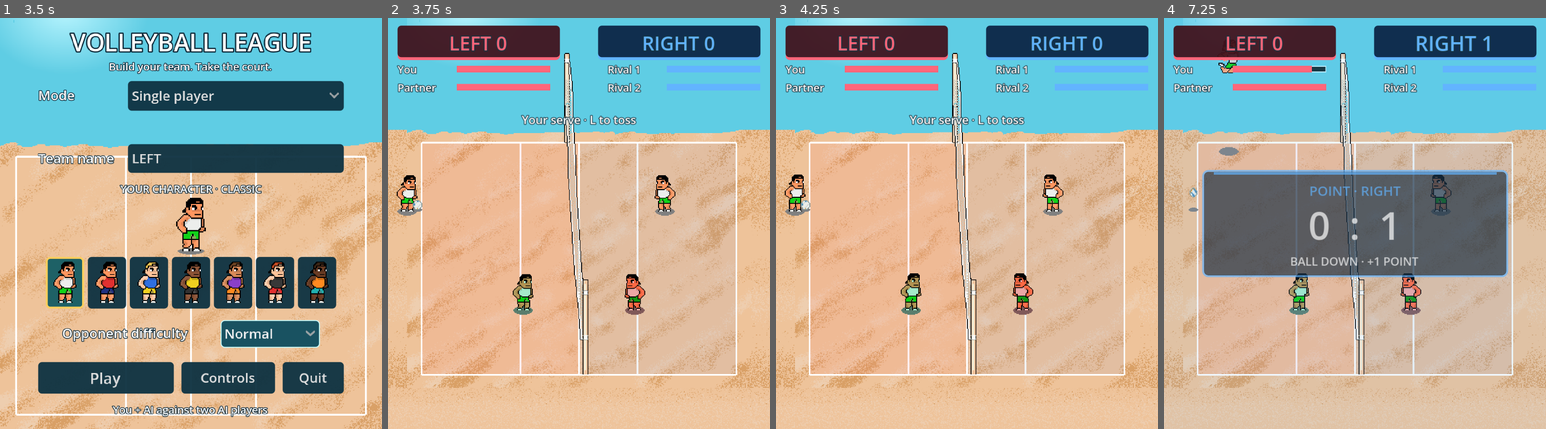
Above: before the commit, frames 1-4 (left to right).
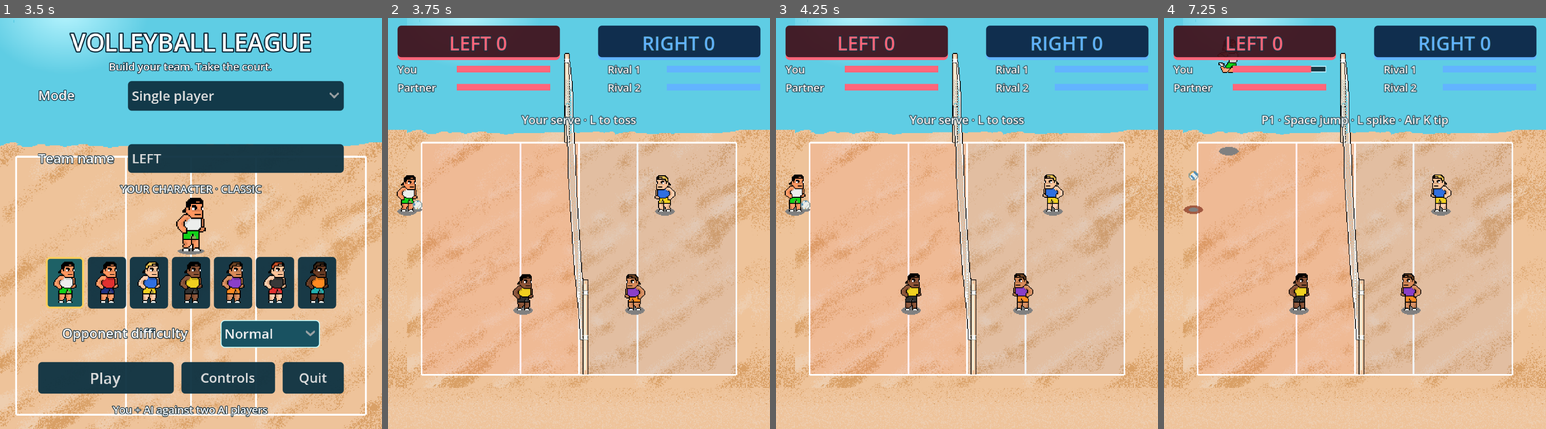
Above: after the commit, the same moments.

Repository: Munkhorgil1003/Beach-Volleyball-2D
Game: Godot game, scene res://scenes/menu.tscn
Same seed, same stepped clock (60 frames per second), same inputs: the game is played once before the commit and once after it.
Inputs:
- Up to frame 1 (3.5 s): click "Single player" at 0.5 s; click "Single player" at 1.25 s; click "Normal" at 2 s; click "Normal" at 2.75 s
- Up to frame 2 (3.75 s): click "Play" at 3.5 s
- Up to frame 3 (4.25 s): no input
- Up to frame 4 (7.25 s): tap Enter at 4.25 s; hold D (move_right) 4.28-5.03 s; tap J (block) at 4.35 s; tap Space (jump) at 4.52, 4.82, 5.27, 5.57, 6.77, 6.8, 7.07 s; tap Shift (dive) at 4.55, 5.1 s; hold S (move_down) 5.03-5.78 s; tap K (receive) at 5.3, 5.85 s; hold D (move_right) 5.78-6.53 s; tap L (serve) at 6.05, 6.6 s; hold W (move_up) from 6.53 s (still down)

Frame 1 is identical in both runs. In frame 2, 0.8% of the frame differs, in the area x 32-75%, y 38-73%; in frame 3, 0.7%; in frame 4, 23%, in the area x 5-91%, y 4-87%.

Commit message:
Reduced the gravity and tipping method

Diff:
--- a/scenes/main.tscn
+++ b/scenes/main.tscn
@@ -16,6 +16,7 @@
 [ext_resource type="Script" uid="uid://dfbw03au8y3bl" path="res://scripts/match.gd" id="10_match"]
 [ext_resource type="Script" uid="uid://bspjil5jonh2h" path="res://scripts/opponent.gd" id="11_opponent"]
 [ext_resource type="Texture2D" uid="uid://cmnc2b2c0qg1t" path="res://assets/beachFill.png" id="12_fill"]
+[ext_resource type="Texture2D" uid="uid://bnarlnvme41t8" path="res://assets/BVA2/ballBounceHard.png" id="15_pm3ni"]
 [ext_resource type="AudioStream" uid="uid://b8m01i5jte50r" path="res://assets/audios/816991__luisa_sanchez__volleyball-spike.wav" id="17_jscy8"]
 [ext_resource type="AudioStream" uid="uid://ca4dycftmh8vk" path="res://assets/audios/wave_01_cc0-18363__jasinski__alkaibeach.wav" id="18_pm3ni"]
 [ext_resource type="AudioStream" uid="uid://rma5as3hlsn5" path="res://assets/audios/gull/ogg/gull_01.ogg" id="19_y6deb"]
@@ -155,6 +156,58 @@
 atlas = ExtResource("4_tipki")
 region = Rect2(384, 0, 32, 50)
 
+[sub_resource type="AtlasTexture" id="AtlasTexture_b6ruc"]
+atlas = ExtResource("4_tipki")
+region = Rect2(0, 0, 32, 50)
+
+[sub_resource type="AtlasTexture" id="AtlasTexture_155or"]
+atlas = ExtResource("4_tipki")
+region = Rect2(32, 0, 32, 50)
+
+[sub_resource type="AtlasTexture" id="AtlasTexture_vtx2l"]
+atlas = ExtResource("4_tipki")
+region = Rect2(64, 0, 32, 50)
+
+[sub_resource type="AtlasTexture" id="AtlasTexture_63lxy"]
+atlas = ExtResource("4_tipki")
+region = Rect2(96, 0, 32, 50)
+
+[sub_resource type="AtlasTexture" id="AtlasTexture_fjhjs"]
+atlas = ExtResource("4_tipki")
+region = Rect2(128, 0, 32, 50)
+
+[sub_resource type="AtlasTexture" id="AtlasTexture_bfu41"]
+atlas = ExtResource("4_tipki")
+region = Rect2(160, 0, 32, 50)
+
+[sub_resource type="AtlasTexture" id="AtlasTexture_r4ag1"]
+atlas = ExtResource("4_tipki")
+region = Rect2(192, 0, 32, 50)
+
+[sub_resource type="AtlasTexture" id="AtlasTexture_v0wtd"]
+atlas = ExtResource("4_tipki")
+region = Rect2(224, 0, 32, 50)
+
+[sub_resource type="AtlasTexture" id="AtlasTexture_sgvw8"]
+atlas = ExtResource("4_tipki")
+region = Rect2(256, 0, 32, 50)
+
+[sub_resource type="AtlasTexture" id="AtlasTexture_6nfnn"]
+atlas = ExtResource("4_tipki")
+region = Rect2(288, 0, 32, 50)
+
+[sub_resource type="AtlasTexture" id="AtlasTexture_4ue30"]
+atlas = ExtResource("4_tipki")
+region = Rect2(320, 0, 32, 50)
+
+[sub_resource type="AtlasTexture" id="AtlasTexture_k42av"]
+atlas = ExtResource("4_tipki")
+region = Rect2(352, 0, 32, 50)
+
+[sub_resource type="AtlasTexture" id="AtlasTexture_gr8w0"]
+atlas = ExtResource("4_tipki")
+region = Rect2(384, 0, 32, 50)
+
 [sub_resource type="AtlasTexture" id="AtlasTexture_j8jky"]
 atlas = ExtResource("6_jkv2x")
 region = Rect2(0, 0, 32, 43)
@@ -371,7 +424,7 @@
 }],
 "loop": 0,
 "name": &"block",
-"speed": 20.0
+"speed": 13.0
 }, {
 "frames": [{
 "duration": 1.0,
@@ -442,6 +495,50 @@
 "loop": 0,
 "name": &"jump",
 "speed": 10.0
+}, {
+"frames": [{
+"duration": 1.0,
+"texture": SubResource("AtlasTexture_b6ruc")
+}, {
+"duration": 1.0,
+"texture": SubResource("AtlasTexture_155or")
+}, {
+"duration": 1.0,
+"texture": SubResource("AtlasTexture_vtx2l")
+}, {
+"duration": 1.0,
+"texture": SubResource("AtlasTexture_63lxy")
+}, {
+"duration": 1.0,
+"texture": SubResource("AtlasTexture_fjhjs")
+}, {
+"duration": 1.0,
+"texture": SubResource("AtlasTexture_bfu41")
+}, {
+"duration": 1.0,
+"texture": SubResource("AtlasTexture_r4ag1")
+}, {
+"duration": 1.0,
+"texture": SubResource("AtlasTexture_v0wtd")
+}, {
+"duration": 1.0,
+"texture": SubResource("AtlasTexture_sgvw8")
+}, {
+"duration": 1.0,
+"texture": SubResource("AtlasTexture_6nfnn")
+}, {
+"duration": 1.0,
+"texture": SubResource("AtlasTexture_4ue30")
+}, {
+"duration": 1.0,
+"texture": SubResource("AtlasTexture_k42av")
+}, {
+"duration": 1.0,
+"texture": SubResource("AtlasTexture_gr8w0")
+}],
+"loop": 1,
+"name": &"normal_serve",
+"speed": 5.0
 }, {
 "frames": [{
 "duration": 1.0,
@@ -716,6 +813,98 @@
 atlas = ExtResource("8_ball_bounce")
 region = Rect2(165, 0, 15, 20)
 
+[sub_resource type="AtlasTexture" id="AtlasTexture_t5ykj"]
+atlas = ExtResource("15_pm3ni")
+region = Rect2(0, 0, 15, 20)
+
+[sub_resource type="AtlasTexture" id="AtlasTexture_e755i"]
+atlas = ExtResource("15_pm3ni")
+region = Rect2(15, 0, 15, 20)
+
+[sub_resource type="AtlasTexture" id="AtlasTexture_ro3en"]
+atlas = ExtResource("15_pm3ni")
+region = Rect2(30, 0, 15, 20)
+
+[sub_resource type="AtlasTexture" id="AtlasTexture_od4ux"]
+atlas = ExtResource("15_pm3ni")
+region = Rect2(45, 0, 15, 20)
+
+[sub_resource type="AtlasTexture" id="AtlasTexture_xhfw6"]
+atlas = ExtResource("15_pm3ni")
+region = Rect2(60, 0, 15, 20)
+
+[sub_resource type="AtlasTexture" id="AtlasTexture_1epgm"]
+atlas = ExtResource("15_pm3ni")
+region = Rect2(75, 0, 15, 20)
+
+[sub_resource type="AtlasTexture" id="AtlasTexture_152kg"]
+atlas = ExtResource("15_pm3ni")
+region = Rect2(90, 0, 15, 20)
+
+[sub_resource type="AtlasTexture" id="AtlasTexture_r4e17"]
+atlas = ExtResource("15_pm3ni")
+region = Rect2(105, 0, 15, 20)
+
+[sub_resource type="AtlasTexture" id="AtlasTexture_y57op"]
+atlas = ExtResource("15_pm3ni")
+region = Rect2(120, 0, 15, 20)
+
+[sub_resource type="AtlasTexture" id="AtlasTexture_mlv25"]
+atlas = ExtResource("15_pm3ni")
+region = Rect2(135, 0, 15, 20)
+
+[sub_resource type="AtlasTexture" id="AtlasTexture_a82wo"]
+atlas = ExtResource("15_pm3ni")
+region = Rect2(150, 0, 15, 20)
+
+[sub_resource type="AtlasTexture" id="AtlasTexture_gdvew"]
+atlas = ExtResource("15_pm3ni")
+region = Rect2(165, 0, 15, 20)
+
+[sub_resource type="AtlasTexture" id="AtlasTexture_kjtvk"]
+atlas = ExtResource("15_pm3ni")
+region = Rect2(180, 0, 15, 20)
+
+[sub_resource type="AtlasTexture" id="AtlasTexture_xrs0c"]
+atlas = ExtResource("15_pm3ni")
+region = Rect2(195, 0, 15, 20)
+
+[sub_resource type="AtlasTexture" id="AtlasTexture_xljpf"]
+atlas = ExtResource("15_pm3ni")
+region = Rect2(210, 0, 15, 20)
+
+[sub_resource type="AtlasTexture" id="AtlasTexture_j4bwh"]
+atlas = ExtResource("15_pm3ni")
+region = Rect2(225, 0, 15, 20)
+
+[sub_resource type="AtlasTexture" id="AtlasTexture_ksmap"]
+atlas = ExtResource("15_pm3ni")
+region = Rect2(240, 0, 15, 20)
+
+[sub_resource type="AtlasTexture" id="AtlasTexture_ygd8o"]
+atlas = ExtResource("15_pm3ni")
+region = Rect2(255, 0, 15, 20)
+
+[sub_resource type="AtlasTexture" id="AtlasTexture_2s0kr"]
+atlas = ExtResource("15_pm3ni")
+region = Rect2(270, 0, 15, 20)
+
+[sub_resource type="AtlasTexture" id="AtlasTexture_xaipn"]
+atlas = ExtResource("15_pm3ni")
+region = Rect2(285, 0, 15, 20)
+
+[sub_resource type="AtlasTexture" id="AtlasTexture_ndrjj"]
+atlas = ExtResource("15_pm3ni")
+region = Rect2(300, 0, 15, 20)
+
+[sub_resource type="AtlasTexture" id="AtlasTexture_ih3m7"]
+atlas = ExtResource("15_pm3ni")
+region = Rect2(315, 0, 15, 20)
+
+[sub_resource type="AtlasTexture" id="AtlasTexture_11yus"]
+atlas = ExtResource("15_pm3ni")
+region = Rect2(330, 0, 15, 20)
+
 [sub_resource type="AtlasTexture" id="Atlas_ball_roll_0"]
 atlas = ExtResource("4_ball")
 region = Rect2(0, 0, 15, 20)
@@ -789,6 +978,80 @@
 }],
 "loop": 0,
 "name": &"bounce",
+"speed": 36.0
+}, {
+"frames": [{
+"duration": 1.0,
+"texture": SubResource("AtlasTexture_t5ykj")
+}, {
+"duration": 1.0,
+"texture": SubResource("AtlasTexture_e755i")
+}, {
+"duration": 1.0,
+"texture": SubResource("AtlasTexture_ro3en")
+}, {
+"duration": 1.0,
+"texture": SubResource("AtlasTexture_od4ux")
+}, {
+"duration": 1.0,
+"texture": SubResource("AtlasTexture_xhfw6")
+}, {
+"duration": 1.0,
+"texture": SubResource("AtlasTexture_1epgm")
+}, {
+"duration": 1.0,
+"texture": SubResource("AtlasTexture_152kg")
+}, {
+"duration": 1.0,
+"texture": SubResource("AtlasTexture_r4e17")
+}, {
+"duration": 1.0,
+"texture": SubResource("AtlasTexture_y57op")
+}, {
+"duration": 1.0,
+"texture": SubResource("AtlasTexture_mlv25")
+}, {
+"duration": 1.0,
+"texture": SubResource("AtlasTexture_a82wo")
+}, {
+"duration": 1.0,
+"texture": SubResource("AtlasTexture_gdvew")
+}, {
+"duration": 1.0,
+"texture": SubResource("AtlasTexture_kjtvk")
+}, {
+"duration": 1.0,
+"texture": SubResource("AtlasTexture_xrs0c")
+}, {
+"duration": 1.0,
+"texture": SubResource("AtlasTexture_xljpf")
+}, {
+"duration": 1.0,
+"texture": SubResource("AtlasTexture_j4bwh")
+}, {
+"duration": 1.0,
+"texture": SubResource("AtlasTexture_ksmap")
+}, {
+"duration": 1.0,
+"texture": SubResource("AtlasTexture_ygd8o")
+}, {
+"duration": 1.0,
+"texture": SubResource("AtlasTexture_2s0kr")
+}, {
+"duration": 1.0,
+"texture": SubResource("AtlasTexture_xaipn")
+}, {
+"duration": 1.0,
+"texture": SubResource("AtlasTexture_ndrjj")
+}, {
+"duration": 1.0,
+"texture": SubResource("AtlasTexture_ih3m7")
+}, {
+"duration": 1.0,
+"texture": SubResource("AtlasTexture_11yus")
+}],
+"loop": 0,
+"name": &"hard_bounce",
 "speed": 36.0
 }, {
 "frames": [{
@@ -950,10 +1213,9 @@
 z_index = 2
 position = Vector2(100, 225)
 sprite_frames = SubResource("SpriteFrames_player")
-animation = &"jump"
+animation = &"normal_serve"
 autoplay = "idle"
-frame = 7
-frame_progress = 1.0
+frame_progress = 0.14544165
 offset = Vector2(0, -21.5)
 script = ExtResource("7_movement")
 ball = NodePath("../Ball")
@@ -967,10 +1229,8 @@
 z_index = 2
 position = Vector2(300, 225)
 sprite_frames = SubResource("SpriteFrames_player")
-animation = &"idle"
+animation = &"block"
 autoplay = "idle"
-frame = 7
-frame_progress = 0.5544884
 offset = Vector2(0, -21.5)
 flip_h = true
 script = ExtResource("11_opponent")
@@ -982,11 +1242,10 @@
 texture = ExtResource("5_shadow")
 
 [node name="Teammate" type="AnimatedSprite2D" parent="." unique_id=623828385 node_paths=PackedStringArray("ball")]
-modulate = Color(0.69803923, 0.9764706, 0.8509804, 1)
 z_index = 2
 position = Vector2(135, 340)
 sprite_frames = SubResource("SpriteFrames_player")
-animation = &"idle"
+animation = &"block"
 autoplay = "idle"
 offset = Vector2(0, -21.5)
 script = ExtResource("11_opponent")
@@ -1000,7 +1259,6 @@
 texture = ExtResource("5_shadow")
 
 [node name="OpponentTwo" type="AnimatedSprite2D" parent="." unique_id=236086806 node_paths=PackedStringArray("ball")]
-modulate = Color(1, 0.7, 0.7, 1)
 z_index = 2
 position = Vector2(265, 340)
 sprite_frames = SubResource("SpriteFrames_player")
@@ -1028,7 +1286,7 @@
 z_index = 3
 position = Vector2(126, 283)
 sprite_frames = SubResource("SpriteFrames_ball")
-animation = &"spin"
+animation = &"hard_bounce"
 offset = Vector2(0, -170)
 script = ExtResource("9_ball_script")
 velocity = Vector2(0, 0)
--- a/scenes/menu.tscn
+++ b/scenes/menu.tscn
@@ -48,24 +48,6 @@
 corner_radius_bottom_right = 4
 corner_radius_bottom_left = 4
 
-[sub_resource type="StyleBoxFlat" id="Style_panel"]
-bg_color = Color(0.04, 0.15, 0.21, 0.98)
-corner_radius_top_left = 8
-corner_radius_top_right = 8
-corner_radius_bottom_right = 8
-corner_radius_bottom_left = 8
-
-[sub_resource type="StyleBoxFlat" id="Style_key"]
-content_margin_left = 4.0
-content_margin_top = 1.0
-content_margin_right = 4.0
-content_margin_bottom = 1.0
-bg_color = Color(0.08, 0.25, 0.31, 1)
-corner_radius_top_left = 3
-corner_radius_top_right = 3
-corner_radius_bottom_left = 3
-corner_radius_bottom_right = 3
-
 [sub_resource type="StyleBoxFlat" id="Style_key_hover"]
 content_margin_left = 4.0
 content_margin_top = 1.0
@@ -79,21 +61,39 @@
 border_color = Color(1, 0.81, 0.36, 1)
 corner_radius_top_left = 3
 corner_radius_top_right = 3
+corner_radius_bottom_right = 3
 corner_radius_bottom_left = 3
+
+[sub_resource type="StyleBoxFlat" id="Style_key"]
+content_margin_left = 4.0
+content_margin_top = 1.0
+content_margin_right = 4.0
+content_margin_bottom = 1.0
+bg_color = Color(0.08, 0.25, 0.31, 1)
+corner_radius_top_left = 3
+corner_radius_top_right = 3
 corner_radius_bottom_right = 3
+corner_radius_bottom_left = 3
+
+[sub_resource type="StyleBoxFlat" id="Style_panel"]
+bg_color = Color(0.04, 0.15, 0.21, 0.98)
+corner_radius_top_left = 8
+corner_radius_top_right = 8
+corner_radius_bottom_right = 8
+corner_radius_bottom_left = 8
 
 [sub_resource type="Theme" id="Theme_menu"]
 default_font_size = 14
-KeyButton/base_type = &"Button"
-KeyButton/styles/normal = SubResource("Style_key")
-KeyButton/styles/hover = SubResource("Style_key_hover")
-KeyButton/styles/pressed = SubResource("Style_key_hover")
-KeyButton/styles/focus = SubResource("Style_key_hover")
 Button/styles/focus = SubResource("Style_hover")
 Button/styles/hover = SubResource("Style_hover")
 Button/styles/hover_pressed = SubResource("Style_selected")
 Button/styles/normal = SubResource("Style_button")
 Button/styles/pressed = SubResource("Style_selected")
+KeyButton/base_type = &"Button"
+KeyButton/styles/focus = SubResource("Style_key_hover")
+KeyButton/styles/hover = SubResource("Style_key_hover")
+KeyButton/styles/normal = SubResource("Style_key")
+KeyButton/styles/pressed = SubResource("Style_key_hover")
 Label/colors/font_outline_color = Color(0.04, 0.15, 0.21, 1)
 Label/constants/outline_size = 3
 LineEdit/styles/focus = SubResource("Style_selected")
@@ -165,38 +165,41 @@
 text = "Build your team. Take the court."
 horizontal_alignment = 1
 
-[node name="Mode" type="HBoxContainer" parent="."]
+[node name="Mode" type="HBoxContainer" parent="." unique_id=418579409]
+layout_mode = 0
 offset_left = 40.0
 offset_top = 66.0
 offset_right = 360.0
 offset_bottom = 97.0
 theme_override_constants/separation = 10
 
-[node name="Label" type="Label" parent="Mode"]
+[node name="Label" type="Label" parent="Mode" unique_id=910639563]
 custom_minimum_size = Vector2(84, 0)
 layout_mode = 2
 text = "Mode"
 
-[node name="Selector" type="OptionButton" parent="Mode"]
-layout_mode = 2
-size_flags_horizontal = 3
-
-[node name="PlayerSlot" type="OptionButton" parent="."]
+[node name="Selector" type="OptionButton" parent="Mode" unique_id=484883401]
+layout_mode = 2
+size_flags_horizontal = 3
+
+[node name="PlayerSlot" type="OptionButton" parent="." unique_id=100543676]
 visible = false
+layout_mode = 0
 offset_left = 100.0
 offset_top = 102.0
 offset_right = 300.0
 offset_bottom = 126.0
 theme_override_font_sizes/font_size = 12
 
-[node name="ModeHint" type="Label" parent="."]
+[node name="ModeHint" type="Label" parent="." unique_id=420986432]
+layout_mode = 0
 offset_left = 10.0
 offset_top = 402.0
 offset_right = 390.0
 offset_bottom = 420.0
 theme_override_font_sizes/font_size = 11
-horizontal_alignment = 1
 text = "You + AI against two AI players"
+horizontal_alignment = 1
 
 [node name="TeamName" type="HBoxContainer" parent="." unique_id=1823975907]
 layout_mode = 0
@@ -288,25 +291,29 @@
 layout_mode = 2
 text = "Quit"
 
-[node name="ControlsOverlay" type="Control" parent="."]
+[node name="ControlsOverlay" type="Control" parent="." unique_id=479565710]
 visible = false
+anchors_preset = 0
 offset_right = 400.0
 offset_bottom = 430.0
 
-[node name="Dim" type="ColorRect" parent="ControlsOverlay"]
+[node name="Dim" type="ColorRect" parent="ControlsOverlay" unique_id=385147530]
+layout_mode = 0
 offset_left = -2000.0
 offset_top = -2000.0
 offset_right = 2400.0
 offset_bottom = 2430.0
 color = Color(0, 0, 0, 0.6)
 
-[node name="Panel" type="Panel" parent="ControlsOverlay"]
+[node name="Panel" type="Panel" parent="ControlsOverlay" unique_id=2085591036]
+layout_mode = 0
 offset_left = 20.0
 offset_top = 22.0
 offset_right = 380.0
 offset_bottom = 408.0
 
-[node name="Title" type="Label" parent="ControlsOverlay/Panel"]
+[node name="Title" type="Label" parent="ControlsOverlay/Panel" unique_id=2019403026]
+layout_mode = 0
 offset_left = 20.0
 offset_top = 12.0
 offset_right = 340.0
@@ -315,43 +322,47 @@
 text = "Controls & keys"
 horizontal_alignment = 1
 
-[node name="Player" type="OptionButton" parent="ControlsOverlay/Panel"]
+[node name="Player" type="OptionButton" parent="ControlsOverlay/Panel" unique_id=1827047717]
+layout_mode = 0
 offset_left = 80.0
 offset_top = 50.0
 offset_right = 280.0
 offset_bottom = 78.0
 theme_override_font_sizes/font_size = 13
 
-[node name="ControlsText" type="Label" parent="ControlsOverlay/Panel"]
+[node name="ControlsText" type="Label" parent="ControlsOverlay/Panel" unique_id=1908221651]
+layout_mode = 0
 offset_left = 12.0
 offset_top = 87.0
 offset_right = 348.0
 offset_bottom = 121.0
 theme_override_font_sizes/font_size = 11
-horizontal_alignment = 1
 text = "Click a binding, then press a key. Esc cancels.
 Pass also tips in air; spike also serves."
-
-[node name="BindingRows" type="VBoxContainer" parent="ControlsOverlay/Panel"]
+horizontal_alignment = 1
+
+[node name="BindingRows" type="VBoxContainer" parent="ControlsOverlay/Panel" unique_id=1974265474]
+layout_mode = 0
 offset_left = 20.0
 offset_top = 126.0
 offset_right = 340.0
 offset_bottom = 340.0
 theme_override_constants/separation = 1
 
-[node name="Buttons" type="HBoxContainer" parent="ControlsOverlay/Panel"]
+[node name="Buttons" type="HBoxContainer" parent="ControlsOverlay/Panel" unique_id=1707469413]
+layout_mode = 0
 offset_left = 20.0
 offset_top = 347.0
 offset_right = 340.0
 offset_bottom = 377.0
 theme_override_constants/separation = 10
 
-[node name="ResetButton" type="Button" parent="ControlsOverlay/Panel/Buttons"]
+[node name="ResetButton" type="Button" parent="ControlsOverlay/Panel/Buttons" unique_id=173762581]
 layout_mode = 2
 size_flags_horizontal = 3
 text = "Reset keys"
 
-[node name="CloseButton" type="Button" parent="ControlsOverlay/Panel/Buttons"]
+[node name="CloseButton" type="Button" parent="ControlsOverlay/Panel/Buttons" unique_id=285207458]
 layout_mode = 2
 size_flags_horizontal = 3
 text = "Back"
--- a/scripts/ball.gd
+++ b/scripts/ball.gd
@@ -15,7 +15,7 @@
 @export var velocity: Vector2 = Vector2(35, 0)
 @export var height_above_ground: float = 40.0
 @export var vertical_speed: float = 0.0
-@export_range(1.0, 2000.0) var gravity: float = 550.0
+@export_range(1.0, 2000.0) var gravity: float = 450.0
 @export_range(0.0, 0.95) var bounce_strength: float = 0.45
 @export_range(1.0, 1000.0) var ground_friction: float = 140.0
 @export_range(1.0, 100.0) var spike_reach: float = 44.0
@@ -53,6 +53,8 @@
 var server: Node = null
 var serve_pending: bool = false
 var is_service: bool = false
+# Set by an attacking spike so its first ground contact uses the hard bounce.
+var spiked: bool = false
 
 
 func _ready() -> void:
@@ -67,6 +69,7 @@
 	server = serving_player
 	serve_pending = false
 	is_service = false
+	spiked = false
 	position = ground_position
 	velocity = Vector2.ZERO
 	height_above_ground = 0.0
@@ -81,6 +84,7 @@
 func serve(ground_velocity: Vector2, height: float, upward_speed: float, toss_only: bool = false) -> void:
 	serve_pending = toss_only
 	is_service = not toss_only
+	spiked = false
 	if not toss_only:
 		last_hitter = server
 		contact_team = last_touch
@@ -132,6 +136,7 @@
 		# Y aims away from the player's body; ground speed stays constant on diagonals.
 		var side_angle := deg_to_rad(spike_side_angle) * clampf(contact_offset.y / spike_position_range, -1.0, 1.0)
 		velocity = Vector2(direction * cos(side_angle), sin(side_angle)) * spike_speed * power
+	spiked = not serving and not tip
 	struck.emit(0.45 if tip else (0.85 if serving else power))
 	play("spin")
 	_update_visuals()
@@ -161,6 +166,7 @@
 		return false
 	velocity = Vector2(direction * block_return_speed, velocity.y * 0.35)
 	vertical_speed = block_upward_speed
+	spiked = false
 	struck.emit(0.7)
 	play("spin")
 	_update_visuals()
@@ -181,6 +187,7 @@
 		return false
 	velocity = pass_velocity
 	vertical_speed = receive_speed(charge)
+	spiked = false
 	struck.emit(lerpf(0.4, 0.55, clampf(charge, 0.0, 1.0)))
 	play("spin")
 	_update_visuals()
@@ -293,7 +300,9 @@
 			if vertical_speed < 20.0:
 				vertical_speed = 0.0
 			stop()
-			play("bounce")
+			play("hard_bounce" if spiked else "bounce")
+			# Only the first impact of a spike is hard; later hops are normal.
+			spiked = false
 	else:
 		velocity = velocity.move_toward(Vector2.ZERO, ground_friction * delta)
 
@@ -304,7 +313,7 @@
 
 
 func _update_visuals() -> void:
-	if animation != &"bounce" or not is_playing():
+	if (animation != &"bounce" and animation != &"hard_bounce") or not is_playing():
 		if height_above_ground > 0.0 or vertical_speed > 0.0:
 			play("spin")
 		elif velocity != Vector2.ZERO:
--- a/scripts/match.gd
+++ b/scripts/match.gd
@@ -7,7 +7,7 @@
 
 @export var court_bounds: Rect2 = Rect2(16, 145, 368, 270)
 @export var point_pause: float = 1.2
-@export var winning_score: int = 21
+@export var winning_score: int = 7
 @export var toss_height: float = 160.0
 @export var toss_speed: float = 160.0
 @export var ai_serve_delay: float = 1.0
@@ -84,17 +84,17 @@
 	Menu.Player.apply_bindings(get_tree().get_meta("keybindings", Menu.Player.load_bindings()))
 	local_two_player = bool(get_tree().get_meta("local_two_player", Menu.load_local_two_player()))
 	human_players = [player_left]
+	var profiles: Array = [get_tree().get_meta("player_profile", Menu.load_profile())]
 	if local_two_player:
 		_add_second_player()
 		var second_profile: Dictionary = get_tree().get_meta("player_two_profile", Menu.load_profile(Menu.SETTINGS_PATH, 1))
+		profiles.append(second_profile)
 		right_team_name = Menu.clean_team_name(second_profile.team_name, "RIGHT")
-		player_right.sprite_frames = Menu.Player.frames_for_character(player_right.sprite_frames, second_profile.character)
 		$Scoreboard/Stamina/Left/You/Name.text = "Player 1"
 		$Scoreboard/Stamina/Right/RivalOne/Name.text = "Player 2"
 		$Scoreboard/Stamina/Right/RivalTwo/Name.text = "Partner"
-	var profile: Dictionary = get_tree().get_meta("player_profile", Menu.load_profile())
-	team_name = Menu.clean_team_name(profile.team_name)
-	player_left.sprite_frames = Menu.Player.frames_for_character(player_left.sprite_frames, profile.character)
+	team_name = Menu.clean_team_name(profiles[0].team_name)
+	_assign_characters(profiles)
 	difficulty = int(get_tree().get_meta("difficulty", Menu.load_difficulty()))
 	for side in range(teams.size()):
 		for player in teams[side]:
@@ -126,6 +126,21 @@
 	_update_stamina_bars()
 
 
+func _assign_characters(profiles: Array) -> void:
+	# Always use the original editable frames so everyone's timing stays in sync.
+	var template: SpriteFrames = player_left.sprite_frames
+	var available: Array = [3, 2, 4, 1, 5, 6, 0]
+	for index in range(human_players.size()):
+		var character: int = profiles[index].character
+		human_players[index].sprite_frames = Menu.Player.frames_for_character(template, character)
+		available.erase(character)
+	for team in teams:
+		for player in team:
+			player.modulate = Color.WHITE
+			if not is_human(player):
+				player.sprite_frames = Menu.Player.frames_for_character(template, available.pop_front())
+
+
 func _add_second_player() -> void:
 	# Reuse the human controller and existing art; keep the other teammate as AI.
 	var original = player_right
--- a/scripts/player.gd
+++ b/scripts/player.gd
@@ -37,7 +37,7 @@
 @export_range(0.1, 3.0) var receive_charge_time: float = 1.0
 @export var pass_speed: float = 120.0
 
-@export var dive_speed: float = 120.0
+@export var dive_speed: float = 150.0
 @export_range(0.1, 1.0) var dive_duration: float = 0.32
 @export_range(0.1, 1.0) var dive_recovery: float = 0.22
 @export_range(0, 30) var dive_start_frame: int = 3
